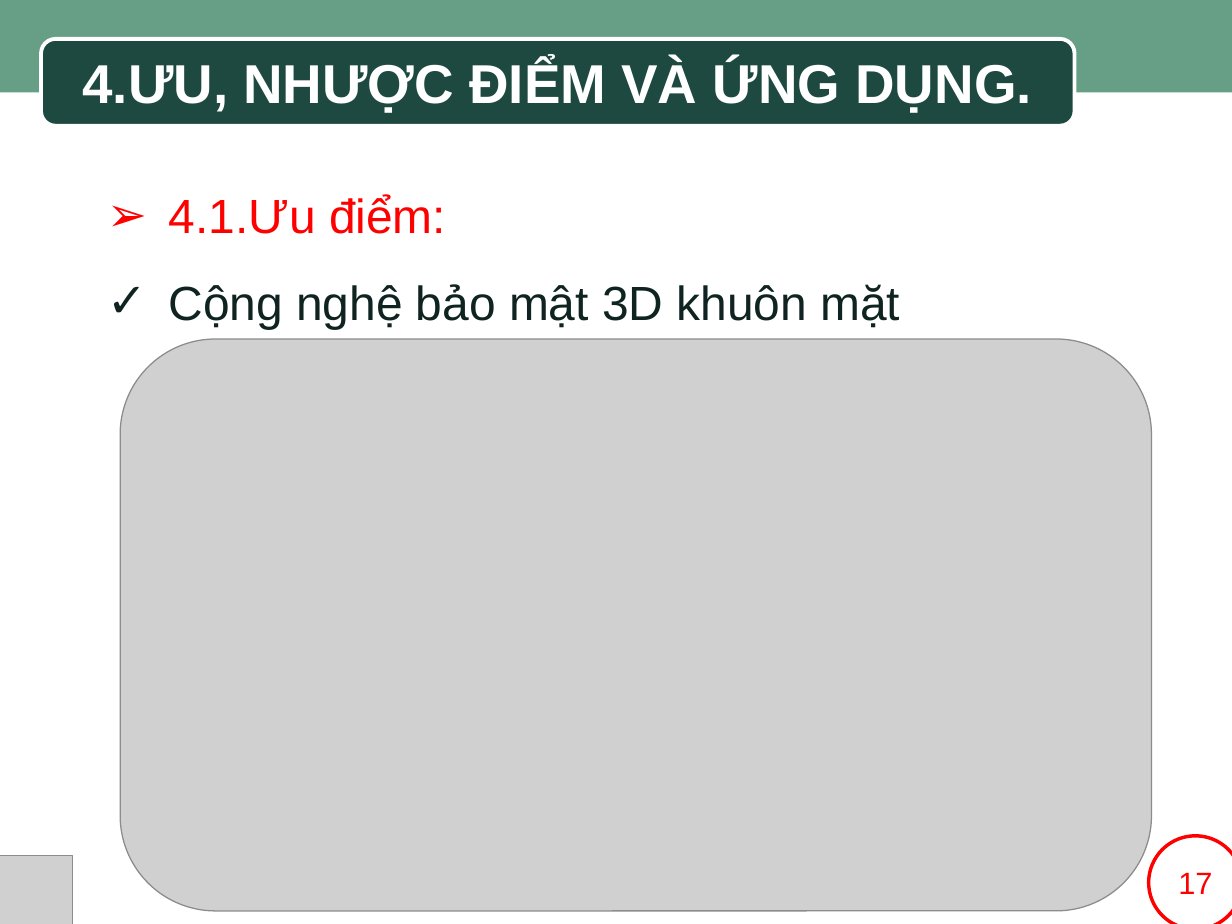
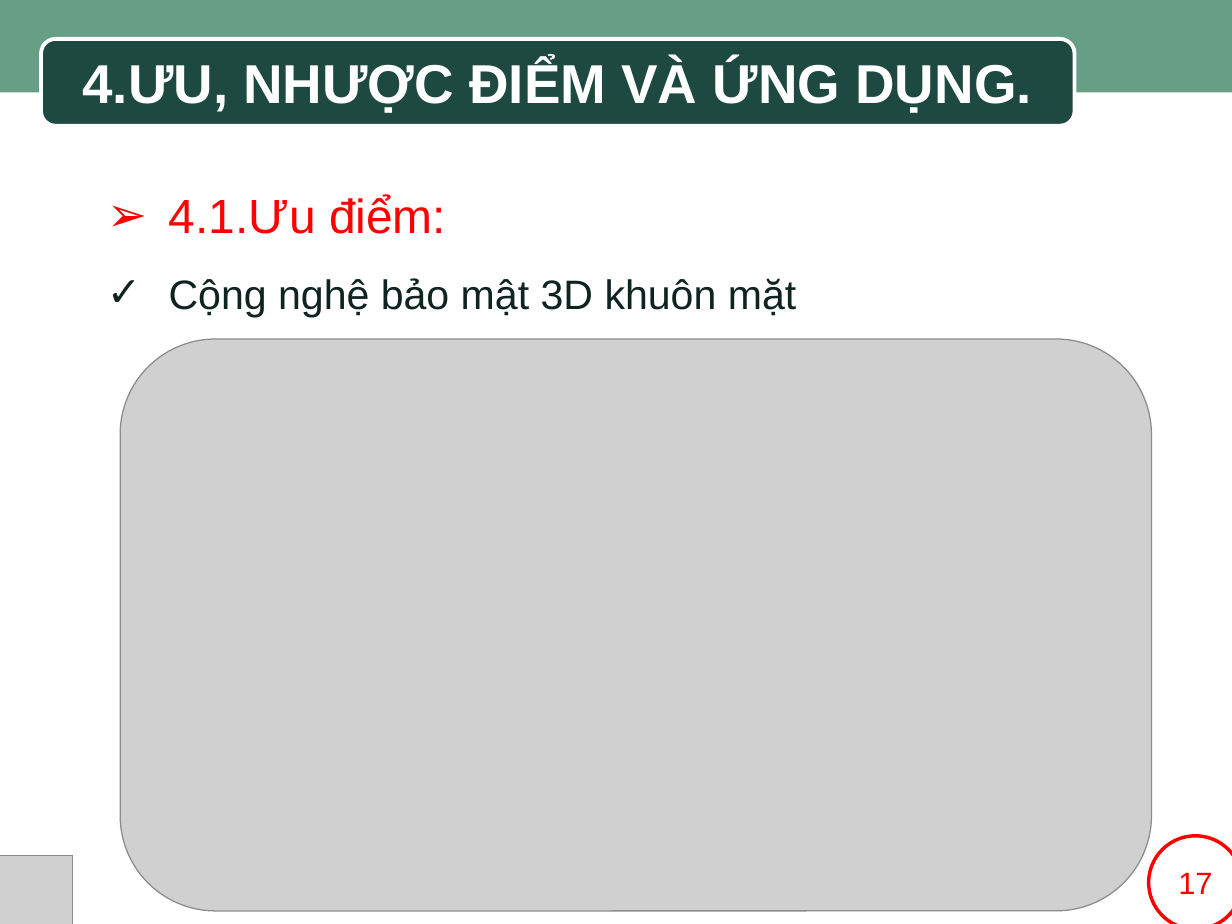
Before and after one commit to SaintLaurentxTran/hutech-23dthd4-nhom7, a slide deck: slide 17 of BÀI THUYẾT TRÌNH MẪU.pptx. Drawn at 1232x924 pixels with LibreOffice and Linux fonts; fonts in the diff are those of the drawing; grey boxes stand for pictures; background and template pictures are left out. Boxes give left, top, right and bottom in pixels: in the first picture for what was removed or moved away, otherwise in the second. Text is boxed around its words. In the diff, an @@ line names an element or a change of style, - is before the commit and + after.

Commit message:
sửa nd phần 4

```diff
--- a/BÀI THUYẾT TRÌNH MẪU.pptx
+++ b/BÀI THUYẾT TRÌNH MẪU.pptx
@@ text at (169, 278, 796, 317): size 28 to 24 pt in "Cộng nghệ bảo mật 3D khuôn mặt" @@
```
Also in this commit, not shown: 3 other slides changed.
